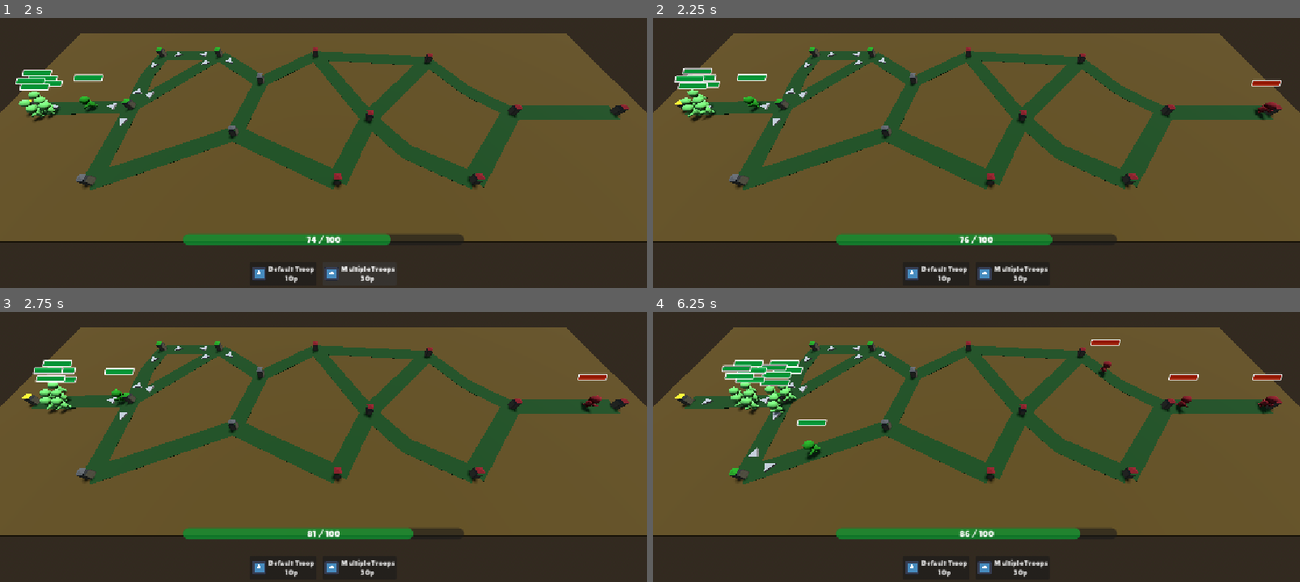
Above: before the commit, frames 1-4 (two rows, left to right).
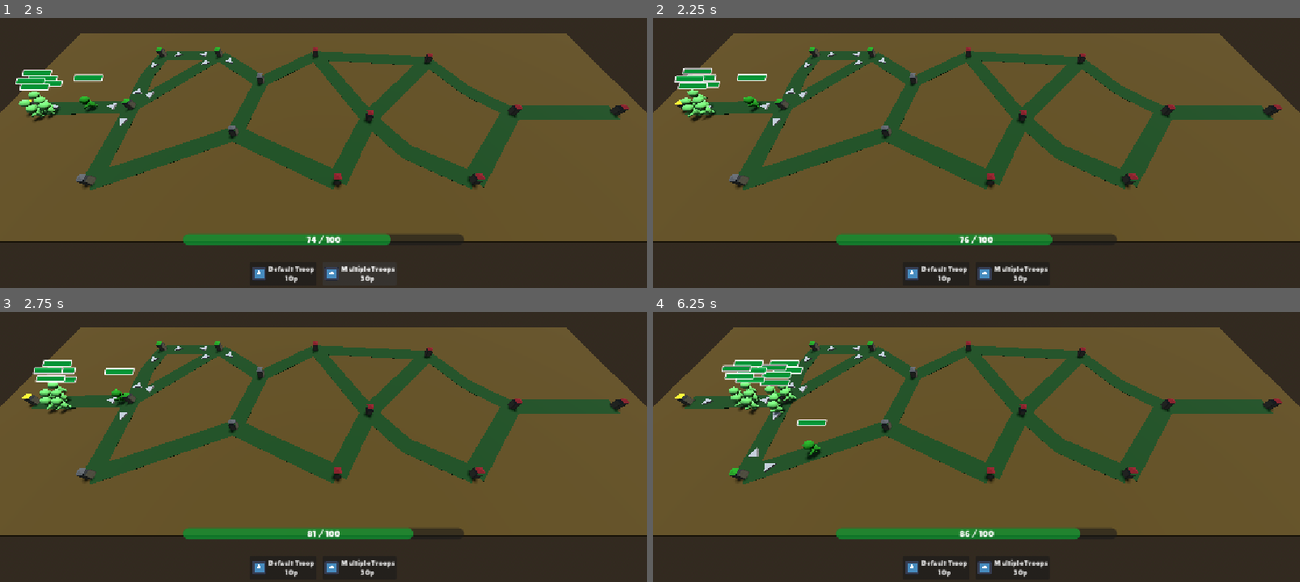
Above: after the commit, the same moments.

Repository: redd096/CrossCommunityGameJam2026
Game: Godot game, scene res://Scenes/game_scene_2.tscn
The game is run twice, just before and just after one commit, with the same random seed, the same clock (stepped at 60 frames per second) and the same inputs. The engine's default icon, where the game draws it, is replaced by a stand-in: a white triangle on a blue panel in a dark square.
Inputs (mouse positions are in pixels of both pictures, inside the frame that each line leads up to):
- Up to frame 1 (2 s): click "Default Troop 10p" at 0.5 s; click "Multiple Troops 30p" at 1.25 s
- Up to frame 2 (2.25 s): move the mouse to (1118, 88) at 2.02 s; hold Right (ui_right) from 2.03 s (still down); click (1118, 88) at 2.17 s
- Up to frame 3 (2.75 s): keep holding Right (ui_right)
- Up to frame 4 (6.25 s): move the mouse to (847, 417) at 2.77 s; release Right (ui_right) at 2.78 s; hold Down (ui_down) 2.78-3.53 s; tap Enter (ui_accept) at 3.02, 4.52, 5.27, 6.02 s; move the mouse to (1041, 320) at 3.52 s; hold Right (ui_right) 3.53-4.28 s; move the mouse to (944, 474) at 4.27 s; hold Up (ui_up) 4.28-5.03 s; click (944, 474) at 4.42 s; move the mouse to (1170, 455) at 5.02 s; hold Left (ui_left) from 5.03 s (still down); move the mouse to (782, 344) at 5.77 s

Frame 1 is identical in both runs. In frame 2, 0.2% of the frame differs, in the area x 92-98%, y 23-38%; in frame 3, 0.2%; in frame 4, 0.6%, in the area x 67-98%, y 10-38%.

Commit message:
enemy manager with array of enemies and percentage

Diff:
--- /dev/null
+++ b/Scripts/enemy_spawn_chance.gd
@@ -0,0 +1,8 @@
+class_name EnemySpawnChance extends Resource
+
+## Used by EnemyManager: a troop and percentage to be spawned
+
+## the troop to spawn
+@export var troop: TroopResource
+## relative to the sum of the list, so it works also if the total is greater than 100 (0 = never)
+@export_range(0.0, 100.0, 1.0, "suffix:%") var percentage: float = 100.0
--- a/Scripts/managers/enemy_manager.gd
+++ b/Scripts/managers/enemy_manager.gd
@@ -2,7 +2,7 @@
 class_name EnemyManager
 
 @export var spawner: MapNode
-@export var spawnable_troop: TroopResource
+@export var spawnable_troops: Array[EnemySpawnChance] ## every time, one of these is picked randomly by its percentage
 @export var spawn_interval: float = 2.0
 
 var spawn_timer : float
@@ -22,9 +22,38 @@
 	if spawner.current_faction != OrphanUnit.ECharacterFaction.ENEMY:
 		return
 
+	# pick a random troop
+	var troop: TroopResource = _get_random_troop()
+	if troop == null:
+		push_warning("EnemyManager: there are no troops to spawn in spawnable_troops")
+		return
+
 	# instantiate troops and initialize them, one formation slot per unit
-	var offsets: Array[Vector2] = MovementUtilities.get_formation_offsets(spawnable_troop.formation_size, spawnable_troop.formation_spacing, spawnable_troop.formation_max_columns)
+	var offsets: Array[Vector2] = MovementUtilities.get_formation_offsets(troop.formation_size, troop.formation_spacing, troop.formation_max_columns)
 	for slot: Vector2 in offsets:
-		var spawned_troop: MovableOrphanUnit = spawnable_troop.troop_prefab.instantiate() as MovableOrphanUnit
+		var spawned_troop: MovableOrphanUnit = troop.troop_prefab.instantiate() as MovableOrphanUnit
 		add_child(spawned_troop)
-		spawned_troop.setup_movable_unit(spawnable_troop, spawner, slot)
+		spawned_troop.setup_movable_unit(troop, spawner, slot)
+
+
+## Pick a random troop, using percentages. Return null if there are no valid troops
+func _get_random_troop() -> TroopResource:
+	# ignore empty elements of the array
+	var chances: Array[EnemySpawnChance] = spawnable_troops.filter(func(chance: EnemySpawnChance): return chance and chance.troop and chance.percentage > 0.0)
+	if chances.is_empty():
+		return null
+
+	# calculate total if the total isn't 100
+	var total: float = 0.0
+	for chance: EnemySpawnChance in chances:
+		total += chance.percentage
+
+	# e.g. with A=70 and B=30, a value under 70 is A, else B
+	var random_value: float = randf() * total
+	for chance: EnemySpawnChance in chances:
+		random_value -= chance.percentage
+		if random_value < 0.0:
+			return chance.troop
+
+	# fallback to the last in the list
+	return chances.back().troop
Not shown, added: Scripts/enemy_spawn_chance.gd.uid
